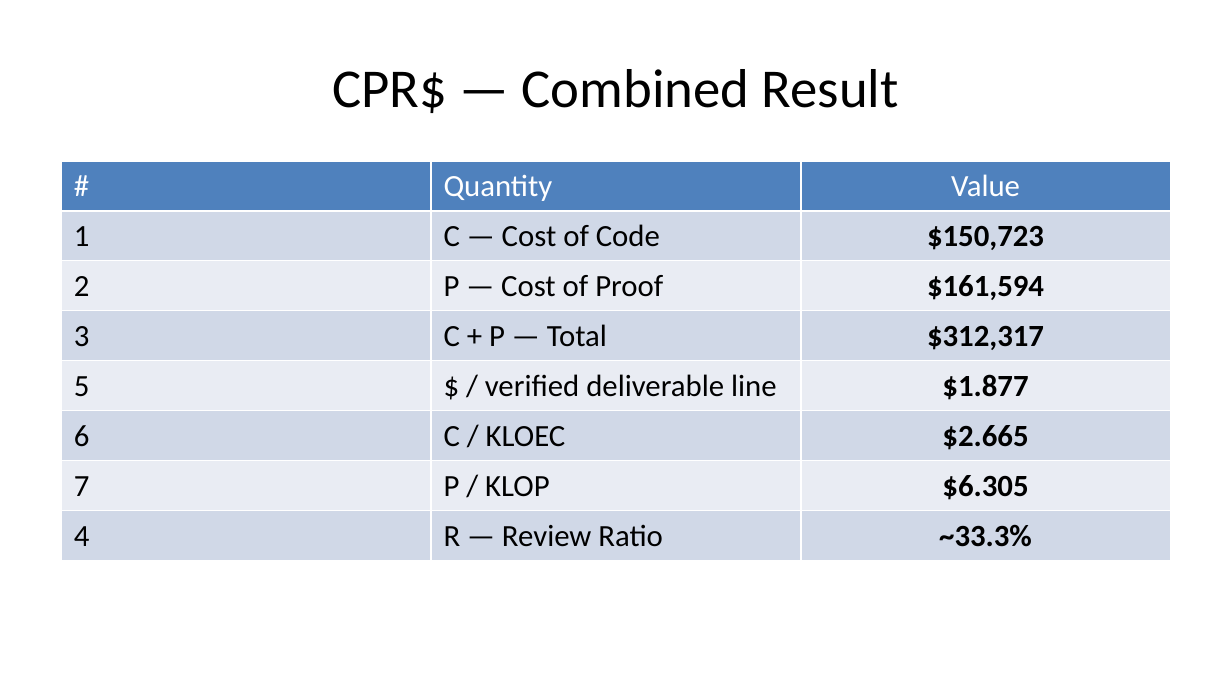
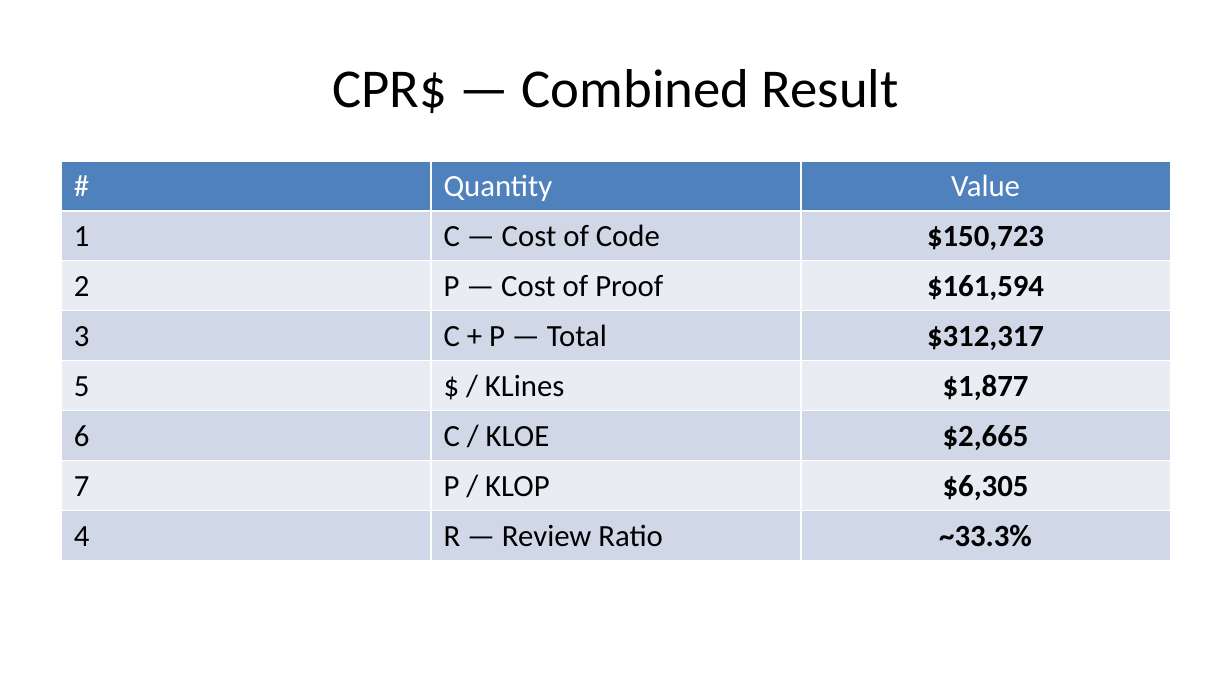
Before and after one commit to briangmilnes/APAS-VERUS, a slide deck: slide 60 of lectures/slidesCMUCS.pptx. Drawn at 1232x693 pixels with LibreOffice and Linux fonts; fonts in the diff are those of the drawing. Boxes give left, top, right and bottom in pixels: in the first picture for what was removed or moved away, otherwise in the second. Text is boxed around its words. In the diff, an @@ line names an element or a change of style, - is before the commit and + after.

```diff
--- a/lectures/slidesCMUCS.pptx
+++ b/lectures/slidesCMUCS.pptx
@@ table at bbox=[62, 161, 1170, 618] @@
-row 5, column 2: $ / verified deliverable line
+row 5, column 2: $ / KLines
-row 5, column 3: $1.877
+row 5, column 3: $1,877
-row 6, column 2: C / KLOEC
+row 6, column 2: C / KLOE
-row 6, column 3: $2.665
+row 6, column 3: $2,665
-row 7, column 3: $6.305
+row 7, column 3: $6,305
```
Also in this commit, not shown: 3 other slides changed, 1 slide added, 2 other files.
